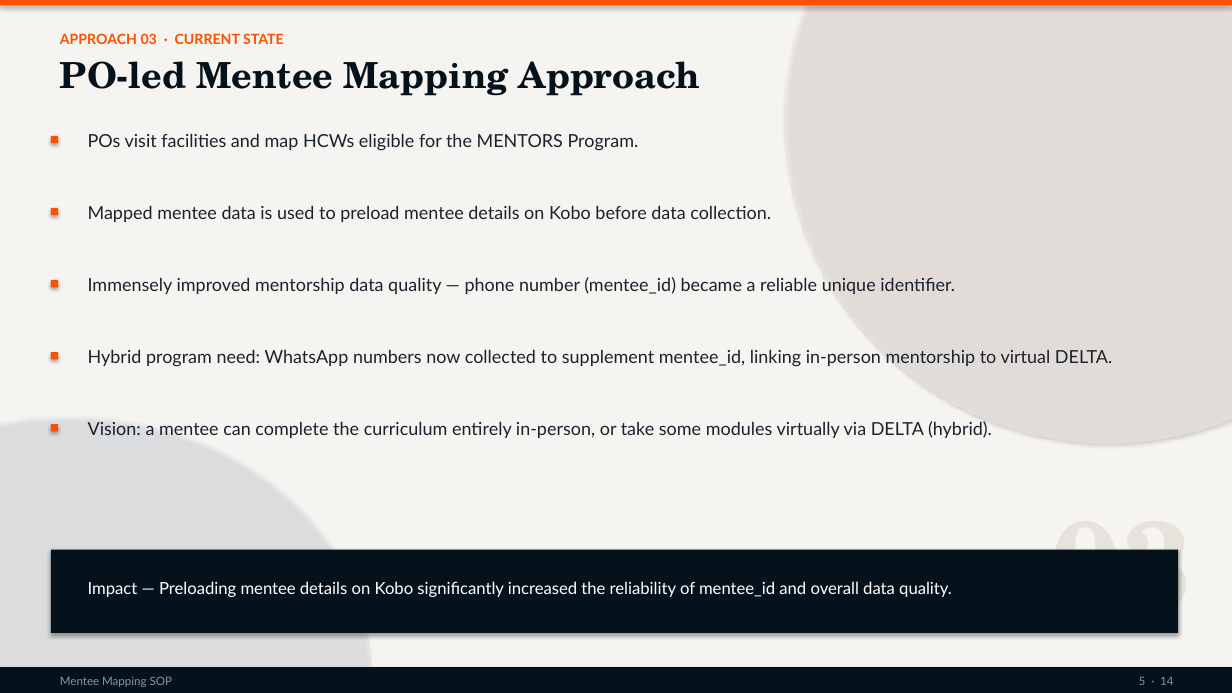
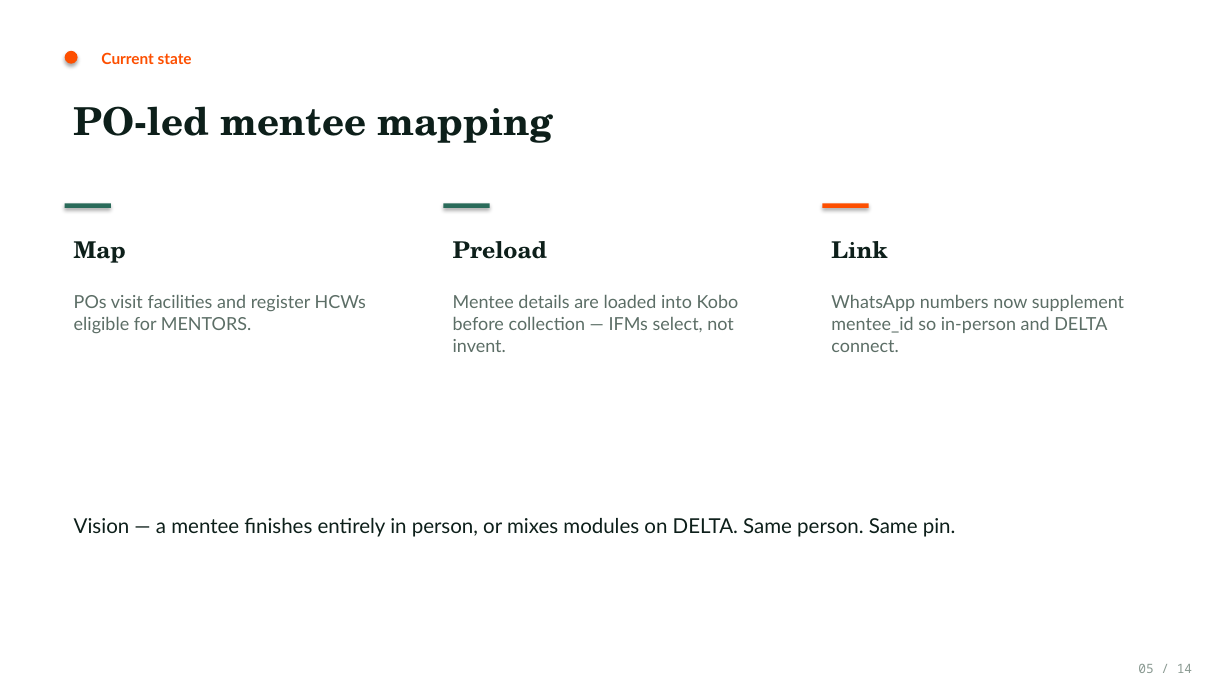
Before and after one commit to kakaijacob/Special-Operations-Schema, a slide deck: slide 5 of docs/Mentee_Mapping_SOP.pptx. Drawn at 1232x693 pixels with LibreOffice and Linux fonts; fonts in the diff are those of the drawing; background and template pictures are left out. Boxes give left, top, right and bottom in pixels: in the first picture for what was removed or moved away, otherwise in the second. Text is boxed around its words. In the diff, an @@ line names an element or a change of style, - is before the commit and + after.

```diff
--- a/docs/Mentee_Mapping_SOP.pptx
+++ b/docs/Mentee_Mapping_SOP.pptx
@@ rectangle removed at [0,0,1232,693] @@
@@ rectangle removed at [0,0,1232,6] @@
@@ ellipse removed at [786,0,1232,444] @@
@@ ellipse added at [65,51,78,64], fill #FD4F00 @@
@@ text at [101,52,192,64]: text changed; size 11 to 12 pt @@
-APPROACH 03 · CURRENT STATE
+Current state
@@ text at [74,106,553,143]: text changed; size 28 to 30 pt; text colour #06121B to #0D1F1A @@
-PO-led Mentee Mapping Approach
+PO-led mentee mapping
@@ rectangle removed at [51,208,58,215] @@
@@ rectangle added at [65,203,111,208], fill #2A6B5A @@
@@ text removed at [88,205,771,222] @@
-Mapped mentee data is used to preload mentee details on Kobo before data collection.
@@ rectangle added at [444,203,490,208], fill #2A6B5A @@
@@ rectangle: place and size @@
-rectangle at [51,136,58,143]
+rectangle at [823,203,869,208]
@@ text added at [74,241,126,263], 18 pt, text #0D1F1A, bold @@
+Map
@@ text added at [453,241,547,259], 18 pt, text #0D1F1A, bold @@
+Preload
@@ text added at [831,241,887,258], 18 pt, text #0D1F1A, bold @@
+Link
@@ rectangle removed at [51,280,58,287] @@
@@ text at [74,295,366,333]: text changed; text colour #1A222C to #5C6E66 @@
-POs visit facilities and map HCWs eligible for the MENTORS Program.
+POs visit facilities and register HCWs eligible for MENTORS.
@@ text removed at [88,277,955,294] @@
-Immensely improved mentorship data quality — phone number (mentee_id) became a reliable unique identifier.
@@ text added at [453,295,739,352], 14 pt, text #5C6E66 @@
+Mentee details are loaded into Kobo before collection — IFMs select, not invent.
@@ text at [831,295,1124,352]: text changed; text colour #1A222C to #5C6E66 @@
-Hybrid program need: WhatsApp numbers now collected to supplement mentee_id, linking in-person mentorship to virtual DELTA.
+WhatsApp numbers now supplement mentee_id so in-person and DELTA connect.
@@ rectangle removed at [51,352,58,360] @@
@@ ellipse removed at [0,416,370,693] @@
@@ rectangle removed at [51,424,58,432] @@
@@ text at [74,518,956,537]: text changed; size 14 to 16 pt; text colour #1A222C to #0D1F1A @@
-Vision: a mentee can complete the curriculum entirely in-person, or take some modules virtually via DELTA (hybrid).
+Vision — a mentee finishes entirely in person, or mixes modules on DELTA. Same person. Same pin.
@@ rectangle removed at [51,550,1178,633] @@
@@ text removed at [1051,549,1192,635] @@
-03
@@ text removed at [88,581,952,597] @@
-Impact — Preloading mentee details on Kobo significantly increased the reliability of mentee_id and overall data quality.
@@ rectangle removed at [0,667,1232,693] @@
@@ text removed at [60,676,172,687] @@
-Mentee Mapping SOP
@@ text at [1138,664,1192,673]: text changed; size 9 to 10 pt; font Lato to Noto Sans Mono; text colour #8B93A0 to #8A9A92 @@
-5 · 14
+05 / 14
```
Also in this commit, not shown: 7 other slides changed, 6 slides added, 6 slides removed, 9 other files.
